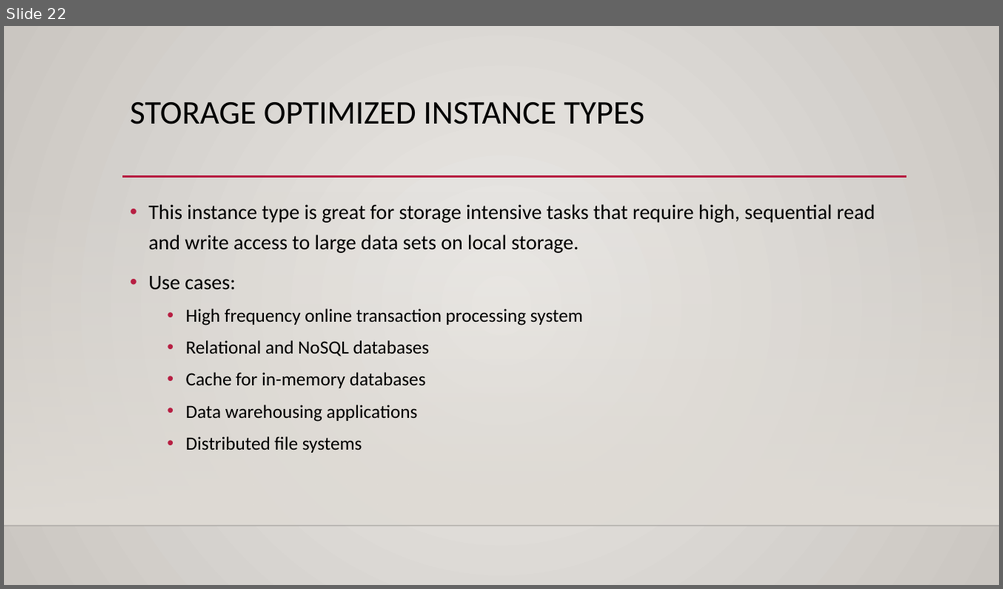
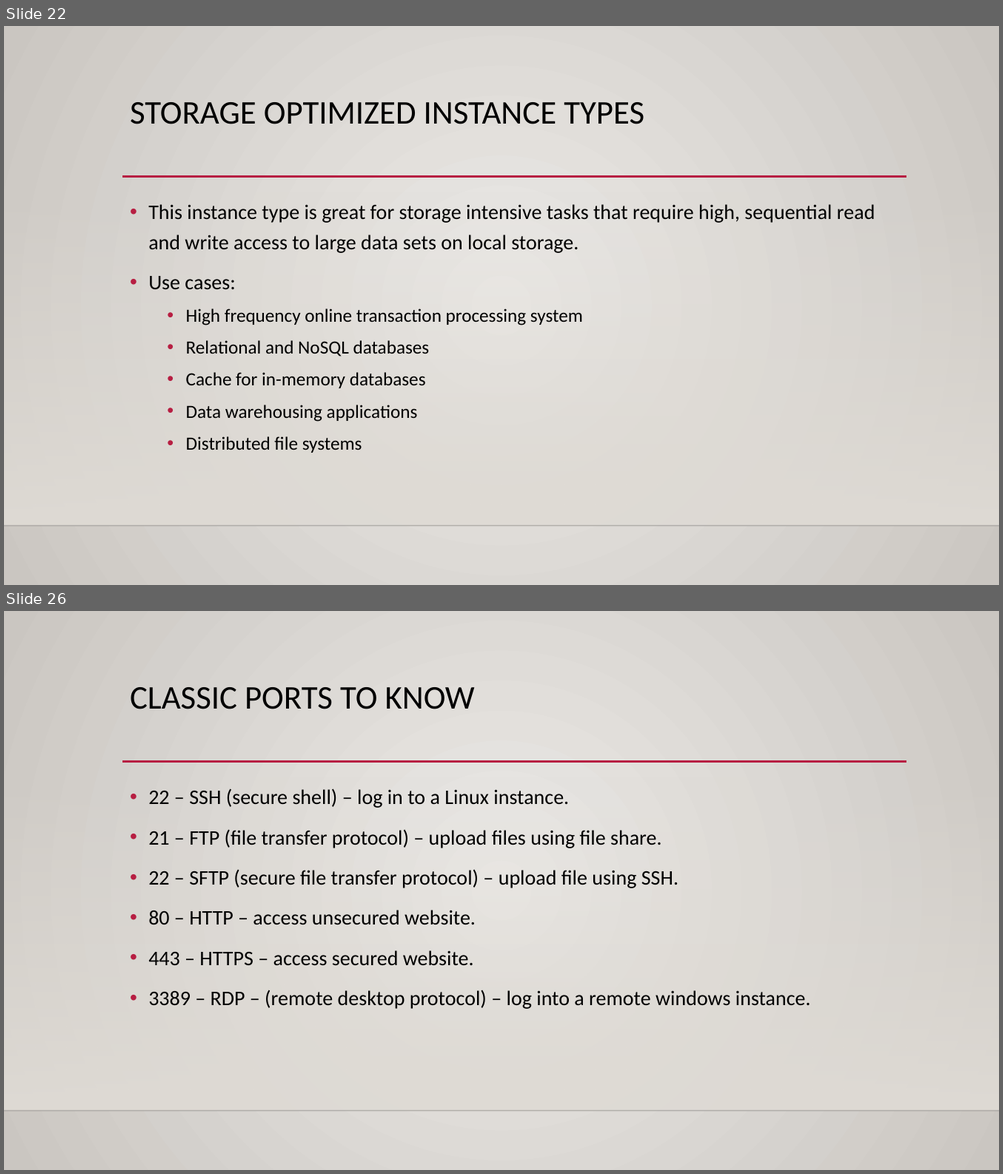
Before and after one commit to kushalnaidu007/AWS-Solution-Architect, a slide deck: AWS-SAA.pptx. Shown one above the other, each under a label of ours: slide 22 before the commit, slides 22 and 26 after it; the slides between them are not shown. The pictures are 1003x589 and 1003x1174 pixels, drawn with LibreOffice and Linux fonts; fonts in the diff are those of the drawing; background and template pictures are left out. Boxes give left, top, right and bottom in pixels: in the first picture for what was removed or moved away, otherwise in the second. Text is boxed around its words. In the diff, an @@ line names an element or a change of style, - is before the commit and + after.

Commit message:
updated the ppt with EC2
Added more information about the security groups, how to SSH the EC2 instance and different pricing options of EC2.

```diff
--- a/AWS-SAA.pptx
+++ b/AWS-SAA.pptx
@@ slide 26 added at [4, 611, 999, 1170], background gradient #ECEAE7 to #CAC7C1; not listed: 3 template elements that a slide beside it also shows @@
@@ title added at [130, 687, 475, 709], 32 pt, text #000000 @@
+CLASSIC PORTS TO KNOW
@@ text added at [148, 789, 811, 1009], 20 pt, text #000000 @@
+• 22 – SSH (secure shell) – log in to a Linux instance.
+• 21 – FTP (file transfer protocol) – upload files using file share.
+• 22 – SFTP (secure file transfer protocol) – upload file using SSH.
+• 80 – HTTP – access unsecured website.
+• 443 – HTTPS – access secured website.
+• 3389 – RDP – (remote desktop protocol) – log into a remote windows instance.
```
Also in this commit, not shown: 15 other slides added.
